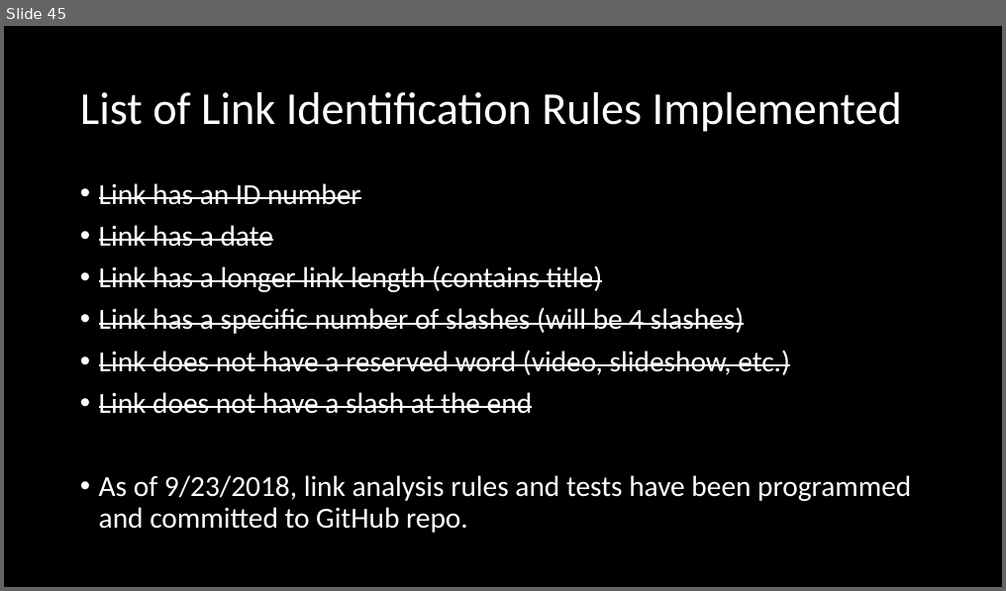
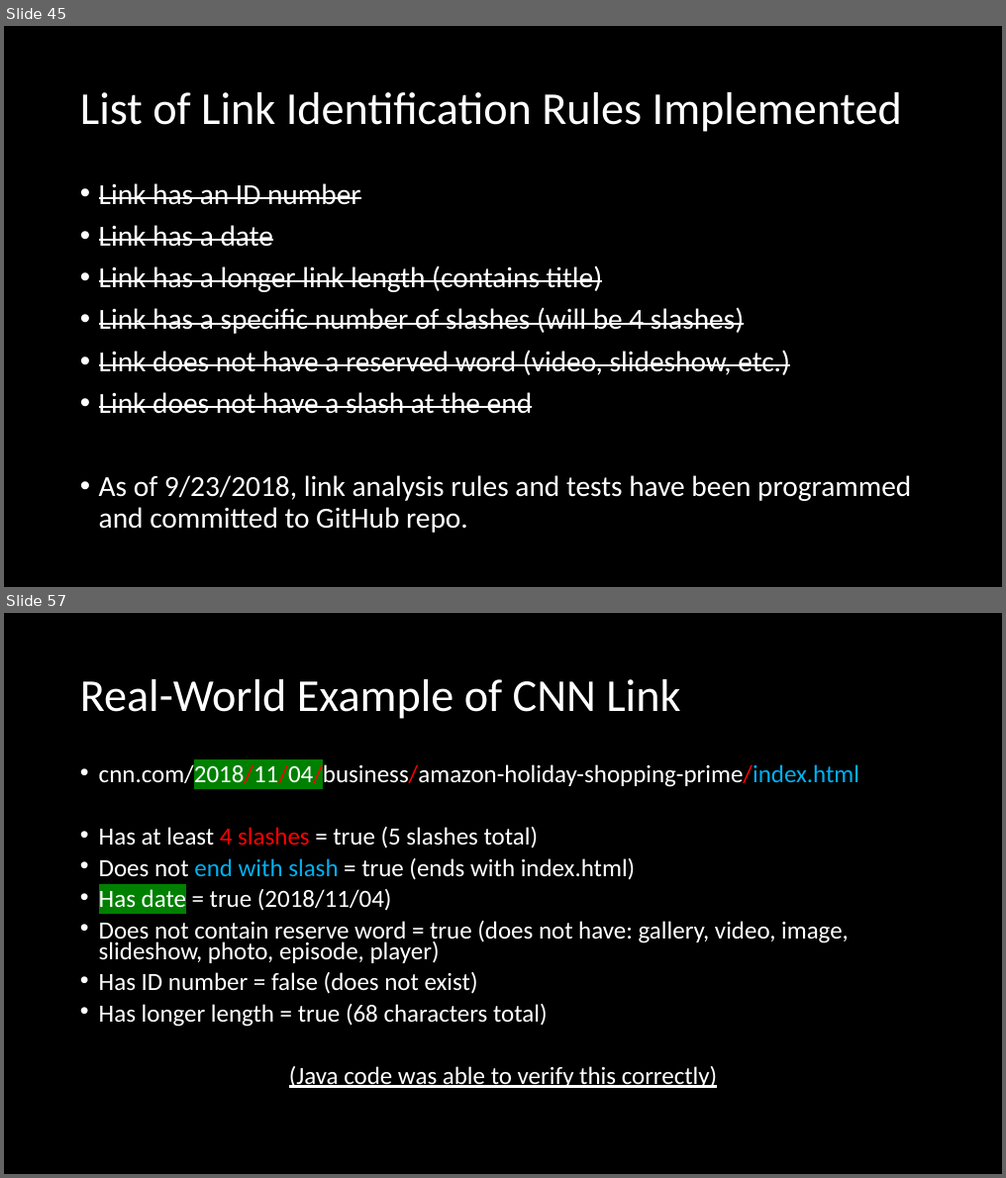
Before and after one commit to nickarummel/CSC499-Rummel-Research, a slide deck: NRummel_PTD.pptx. Shown one above the other, each under a label of ours: slide 45 before the commit, slides 45 and 57 after it; the slides between them are not shown. The pictures are 1006x591 and 1006x1178 pixels, drawn with LibreOffice and Linux fonts; fonts in the diff are those of the drawing. Boxes give left, top, right and bottom in pixels: in the first picture for what was removed or moved away, otherwise in the second. Text is boxed around its words. In the diff, an @@ line names an element or a change of style, - is before the commit and + after.

```diff
--- a/NRummel_PTD.pptx
+++ b/NRummel_PTD.pptx
@@ slide 57 added at bbox=[4, 613, 1002, 1174], background #000000 @@
@@ title added at bbox=[80, 679, 680, 719], 44 pt, text #FFFFFF @@
+Real-World Example of CNN Link
@@ text added at bbox=[99, 762, 859, 1088], 23.8 pt, text #FFFFFF @@
+• cnn.com/2018/11/04/business/amazon-holiday-shopping-prime/index.html
+• Has at least 4 slashes = true (5 slashes total)
+• Does not end with slash = true (ends with index.html)
+• Has date = true (2018/11/04)
+• Does not contain reserve word = true (does not have: gallery, video, image, slideshow, photo, episode, player)
+• Has ID number = false (does not exist)
+• Has longer length = true (68 characters total)
+(Java code was able to verify this correctly)
```
Also in this commit, not shown: 12 other slides added.
